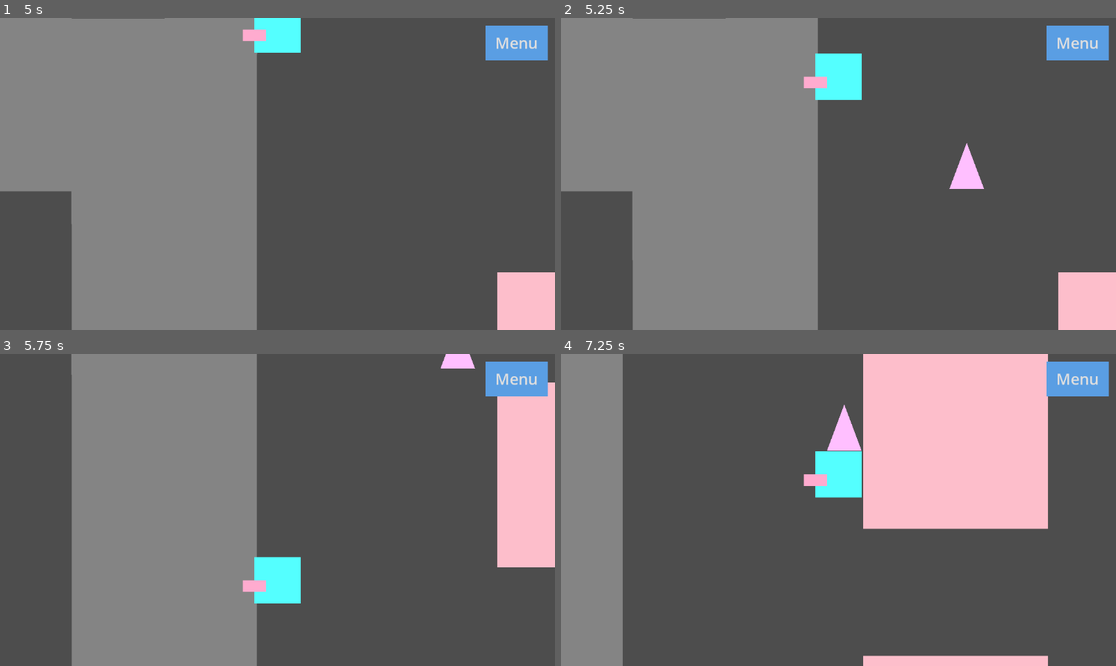
Above: before the commit, frames 1-4 (two rows, left to right).
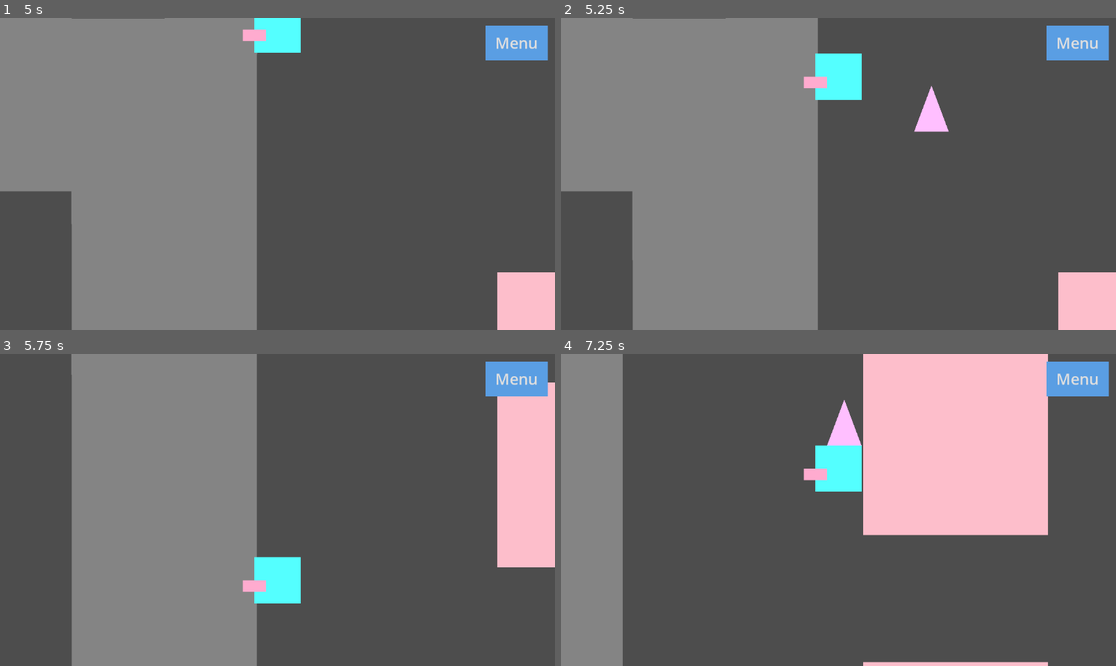
Above: after the commit, the same moments.

Repository: 127333hwy/ONYX-studio
Game: Godot game, scene res://prototype.tscn
Same seed, same stepped clock (60 frames per second), same inputs: the game is played once before the commit and once after it.
Inputs:
- Up to frame 1 (5 s): tap Enter at 0.5 s; hold Right (move_right) 0.53-1.28 s; tap E (interact) every 0.75 s from 0.6 to 4.35 s; hold Down (move_down) 1.28-2.03 s; hold Right (move_right) 2.03-2.78 s; hold W (move_up) 2.78-3.53 s; hold Left (move_left) from 3.53 s (still down)
- Up to frame 2 (5.25 s): tap Space at 5 s; release Left (move_left) at 5.03 s; hold Down (move_down) from 5.03 s (still down); tap E (interact) at 5.1 s
- Up to frame 3 (5.75 s): keep holding Down (move_down)
- Up to frame 4 (7.25 s): release Down (move_down) at 5.78 s; hold Right (move_right) 5.78-6.53 s; tap E (interact) at 5.85, 6.6 s; hold W (move_up) from 6.53 s (still down)

Frame 1 is identical in both runs. In frame 2, 1.0% of the frame differs, in the area x 63-77%, y 21-55%; in frame 3, 0.2%; in frame 4, 2.1%, in the area x 43-88%, y 14-99%.

Commit message:
small adjuested to the main scene and backyard scene

Diff:
--- a/backyard.tscn
+++ b/backyard.tscn
@@ -58,8 +58,15 @@
 script = ExtResource("1_e6qmv")
 
 [node name="CollisionShape2D" type="CollisionShape2D" parent="Resturant/BackyardDoor"]
-position = Vector2(230.186, 126.142)
+position = Vector2(232.149, 115.714)
 shape = SubResource("RectangleShape2D_w8oy4")
+
+[node name="StaticBody2D" type="StaticBody2D" parent="Resturant"]
+position = Vector2(62.0742, 7.71426)
+
+[node name="CollisionPolygon2D" type="CollisionPolygon2D" parent="Resturant/StaticBody2D"]
+position = Vector2(-2.86102e-06, 4.59806e-07)
+polygon = PackedVector2Array(-6.07409, -7.71426, 321.927, -7.71426, 321.927, 108, 230.815, 108, 230.815, 108, 103.26, 108, 103.26, 108, -6.07409, 108)
 
 [node name="CharacterBody2D" parent="." instance=ExtResource("1_apbot")]
 z_index = 1
@@ -141,7 +148,7 @@
 shape = SubResource("RectangleShape2D_43wym")
 
 [node name="CollisionShape2D4" type="CollisionShape2D" parent="WorldBoundaries"]
-position = Vector2(652, -14.0007)
+position = Vector2(656, -16)
 rotation = -1.57063
 shape = SubResource("RectangleShape2D_43wym")
 
--- a/prototype.tscn
+++ b/prototype.tscn
@@ -83,12 +83,12 @@
 polygon = PackedVector2Array(-2.19534e-13, 117.616, 108.138, 117.616, 108.138, 514.57, 4.76837e-07, 514.57)
 
 [node name="CustomerSpawner" type="Node2D" parent="."]
-position = Vector2(774.4, 71.8798)
+position = Vector2(750.4, 31.8798)
 script = ExtResource("3_uu44d")
 customer_scene = ExtResource("4_a2g17")
 
 [node name="SpawnPoint" type="Marker2D" parent="."]
-position = Vector2(774.4, 71.8798)
+position = Vector2(750.4, 31.8798)
 
 [node name="Tables" type="Node" parent="."]
 
@@ -96,13 +96,13 @@
 position = Vector2(896, 232)
 
 [node name="Table2" parent="Tables" groups=["tables"] instance=ExtResource("1_72gul")]
-position = Vector2(1136, 232)
+position = Vector2(1184, 232)
 
 [node name="Table3" parent="Tables" groups=["tables"] instance=ExtResource("1_72gul")]
 position = Vector2(896, 448)
 
 [node name="Table4" parent="Tables" groups=["tables"] instance=ExtResource("1_72gul")]
-position = Vector2(1136, 448)
+position = Vector2(1184, 448)
 
 [node name="Timer" type="Timer" parent="."]
 wait_time = 5.0
